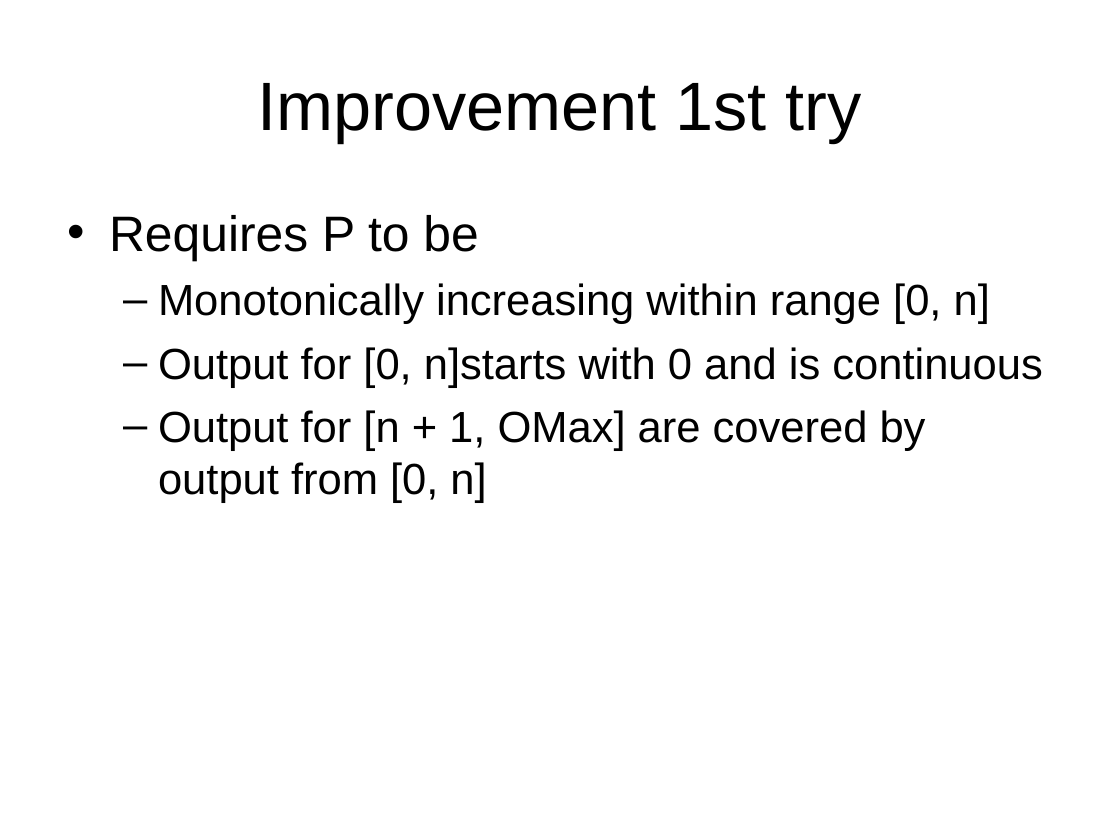
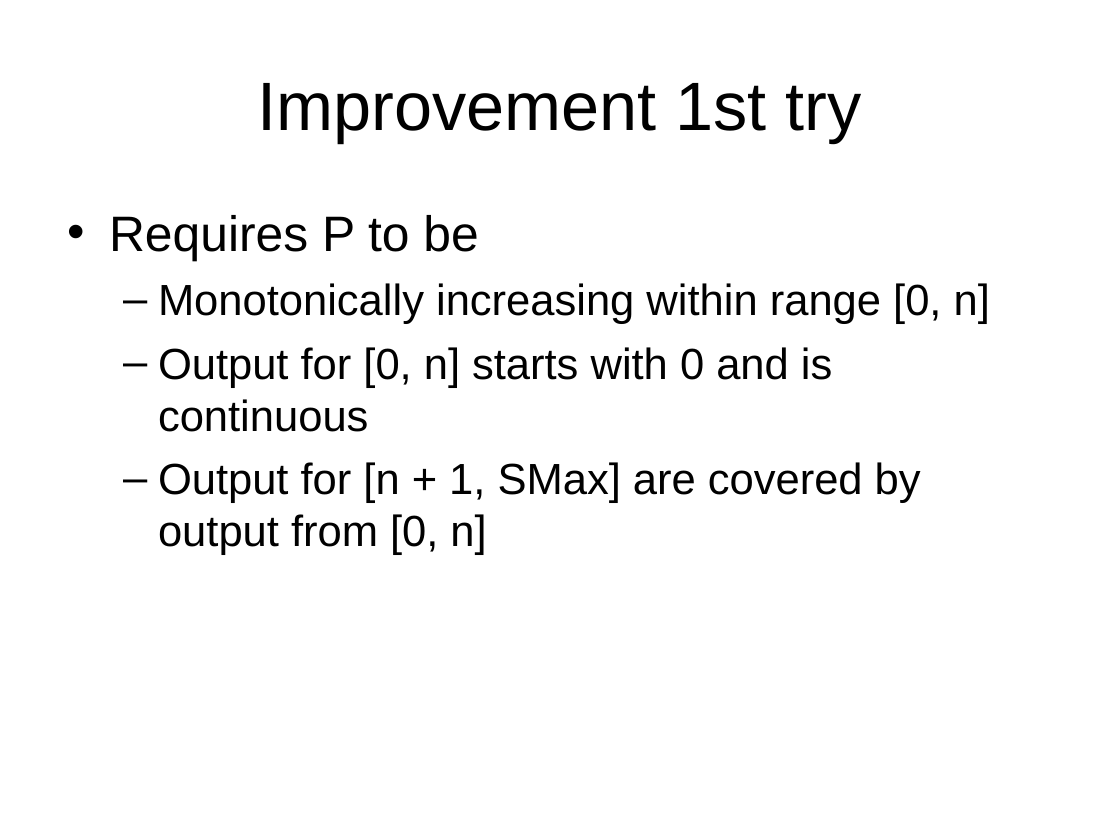
Before and after one commit to chenjiia/Thesis, a slide deck: slide 14 of thesis_presentation/presentation.ppt. Drawn at 1120x840 pixels with LibreOffice and Linux fonts; fonts in the diff are those of the drawing. Boxes give left, top, right and bottom in pixels: in the first picture for what was removed or moved away, otherwise in the second. Text is boxed around its words. In the diff, an @@ line names an element or a change of style, - is before the commit and + after.

```diff
--- a/thesis_presentation/presentation.ppt
+++ b/thesis_presentation/presentation.ppt
@@ text at [158,347,921,555]: text changed @@
-  – Output for [0, n]starts with 0 and is continuous
-  – Output for [n + 1, OMax] are covered by output from [0, n]
+  – Output for [0, n] starts with 0 and is continuous
+  – Output for [n + 1, SMax] are covered by output from [0, n]
```
Also in this commit, not shown: 9 other slides changed, 4 slides added, 1 slide removed.
